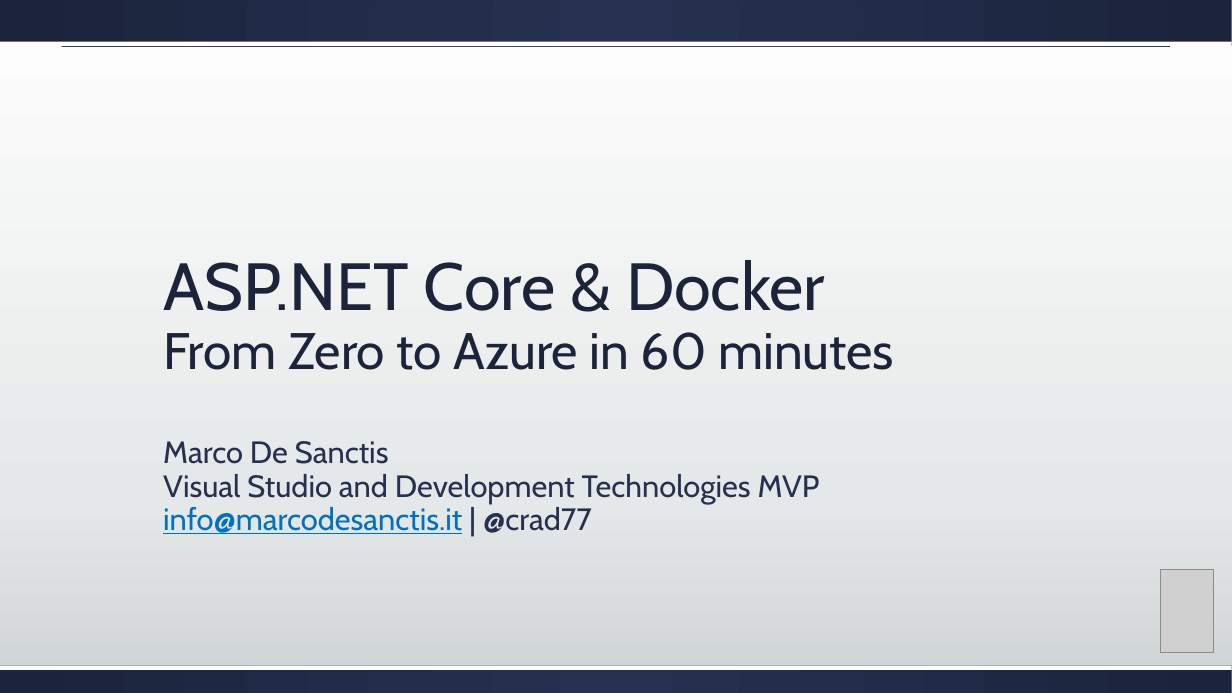
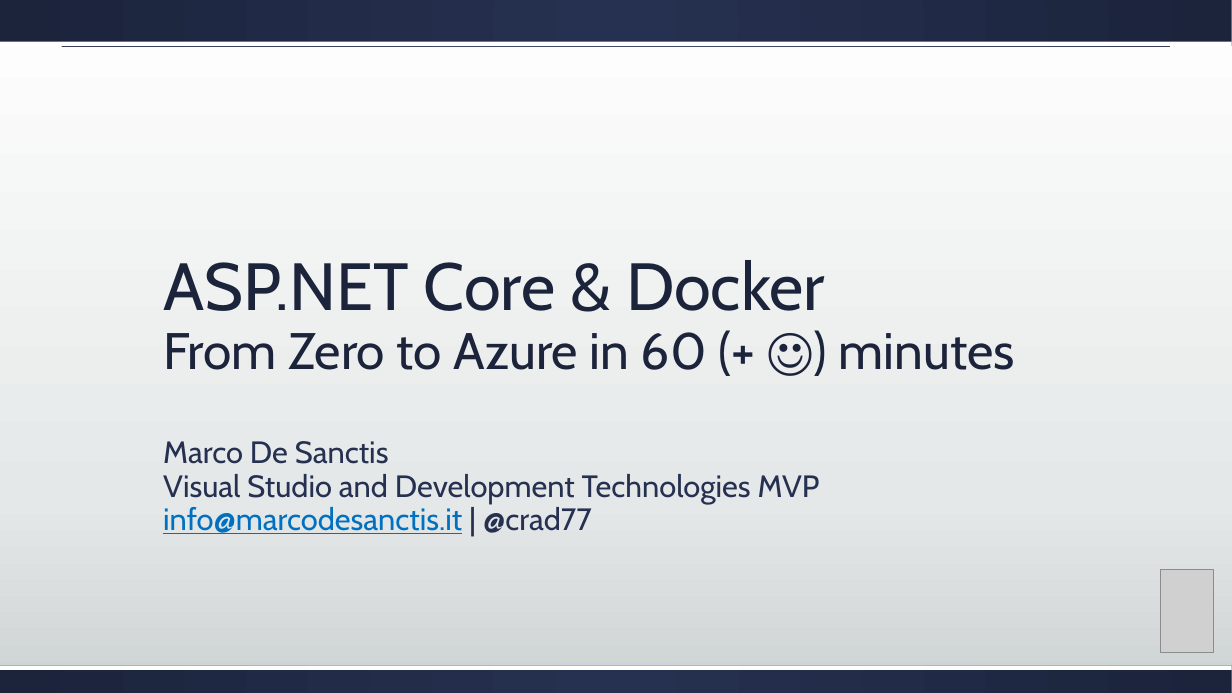
Before and after one commit to cradle77/DockerGettingStarted, a slide deck: slide 1 of slides.pptx. Drawn at 1232x693 pixels with LibreOffice and Linux fonts; fonts in the diff are those of the drawing; grey boxes stand for pictures. Boxes give left, top, right and bottom in pixels: in the first picture for what was removed or moved away, otherwise in the second. Text is boxed around its words. In the diff, an @@ line names an element or a change of style, - is before the commit and + after.

Commit message:
new slides + fix on backend

```diff
--- a/slides.pptx
+++ b/slides.pptx
@@ title at box(163, 260, 1015, 370): text changed @@
-ASP.NET Core & Docker
-From Zero to Azure in 60 minutes
+ASP.NET Core & Docker
+From Zero to Azure in 60 (+ ☺) minutes
```
Also in this commit, not shown: 2 other files.
